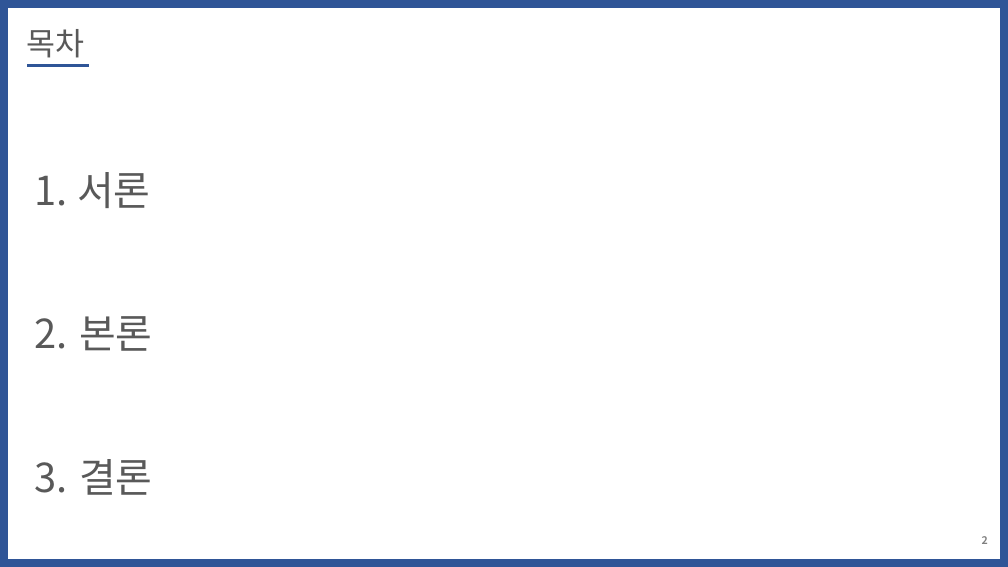
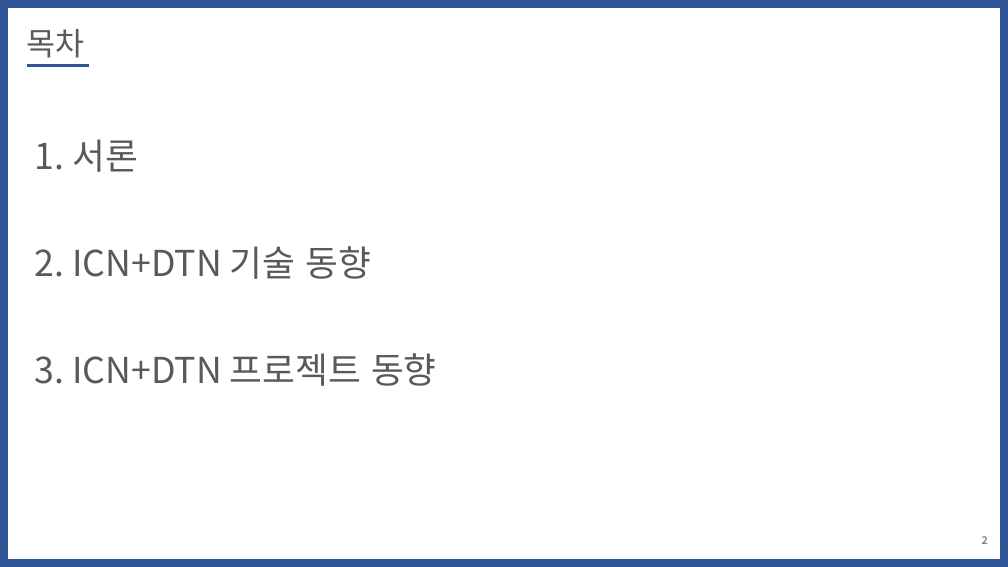
Before and after one commit to WoogiBoogi1129/ICN-NDN, a slide deck: slide 2 of Named-Data-Net/PPT/ICN+NDN-기술.pptx. Drawn at 1008x567 pixels with LibreOffice and Linux fonts; fonts in the diff are those of the drawing. Boxes give left, top, right and bottom in pixels: in the first picture for what was removed or moved away, otherwise in the second. Text is boxed around its words. In the diff, an @@ line names an element or a change of style, - is before the commit and + after.

```diff
--- a/Named-Data-Net/PPT/ICN+NDN-기술.pptx
+++ b/Named-Data-Net/PPT/ICN+NDN-기술.pptx
@@ text at (x1=72, y1=139, x2=138, y2=172): size 38 to 34 pt in "서론"; line spacing 3 to 2.5 @@
@@ text at (x1=72, y1=246, x2=437, y2=386): text changed; size 38 to 34 pt @@
-2. 본론
-3. 결론
+2. ICN+DTN 기술 동향
+3. ICN+DTN 프로젝트 동향
```
Also in this commit, not shown: 1 other slide changed, 10 slides added, 1 other file.
